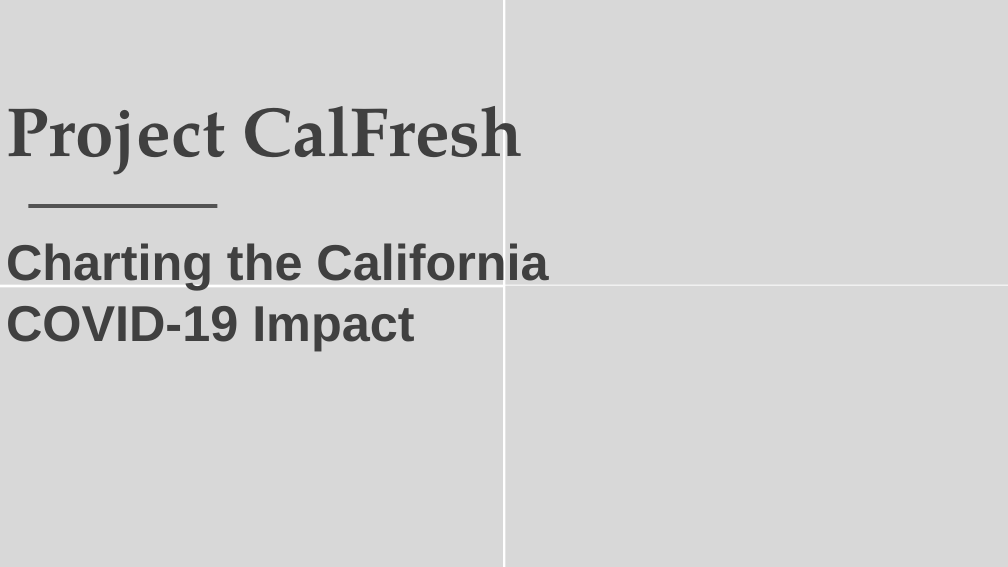
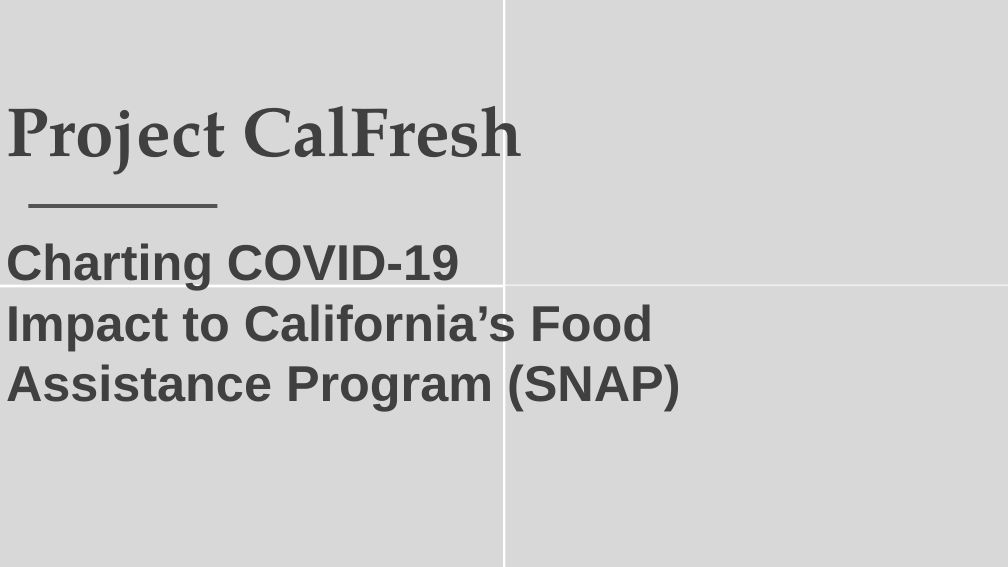
Before and after one commit to speedracer05/Covid_CalFresh, a slide deck: slide 1 of Presentation/Covid_CalFresh_v.01.pptx. Drawn at 1008x567 pixels with LibreOffice and Linux fonts; fonts in the diff are those of the drawing; background and template pictures are left out. Boxes give left, top, right and bottom in pixels: in the first picture for what was removed or moved away, otherwise in the second. Text is boxed around its words. In the diff, an @@ line names an element or a change of style, - is before the commit and + after.

```diff
--- a/Presentation/Covid_CalFresh_v.01.pptx
+++ b/Presentation/Covid_CalFresh_v.01.pptx
@@ text at (6,243,680,411): text changed @@
-Charting the California
-COVID-19 Impact
+Charting COVID-19
+Impact to California’s Food
+Assistance Program (SNAP)
```
Also in this commit, not shown: 2 other slides changed, 1 other file.
